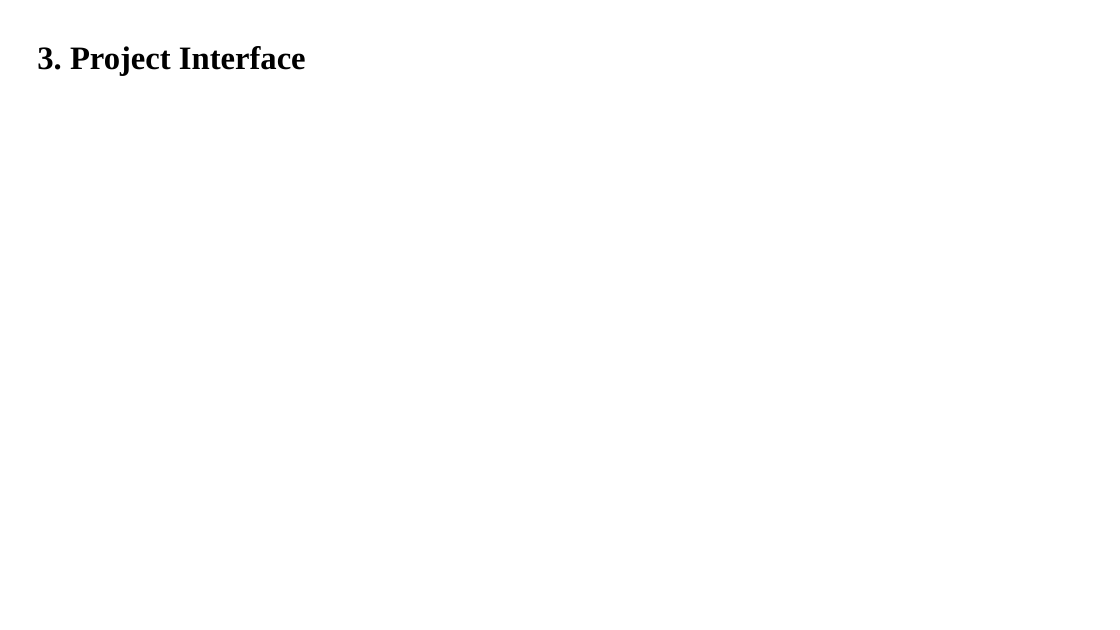
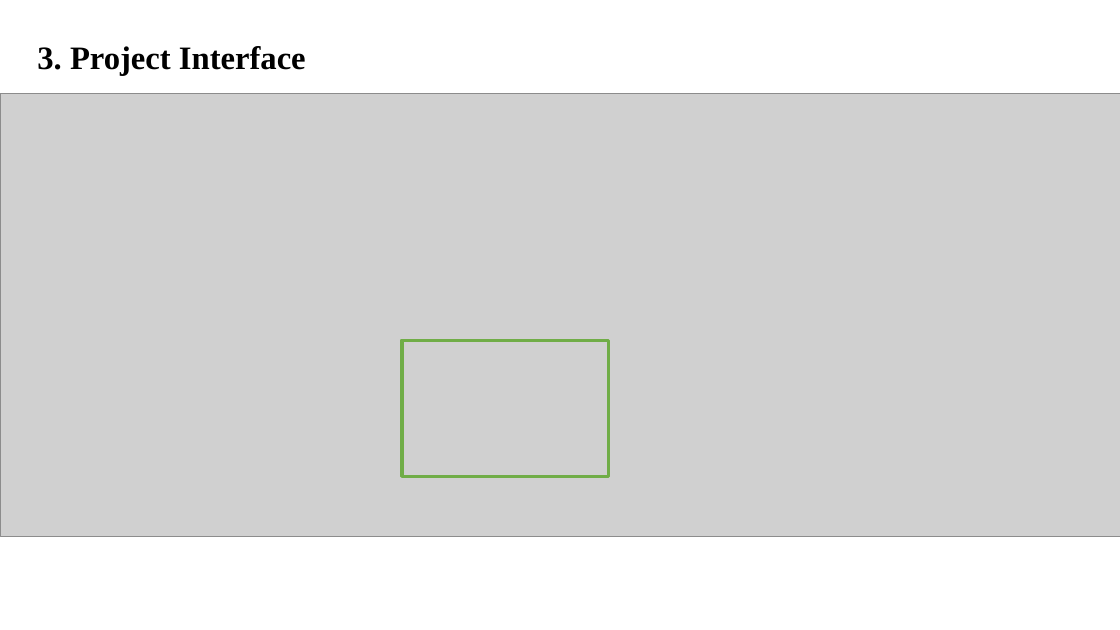
Before and after one commit to duyendoan/BigDataAlgGroup4, a slide deck: slide 9 of files/term project.pptx (slide 8 before the commit). Drawn at 1120x630 pixels with LibreOffice and Linux fonts; fonts in the diff are those of the drawing; grey boxes stand for pictures. Boxes give left, top, right and bottom in pixels: in the first picture for what was removed or moved away, otherwise in the second. Text is boxed around its words. In the diff, an @@ line names an element or a change of style, - is before the commit and + after.

```diff
--- a/files/term project.pptx
+++ b/files/term project.pptx
@@ picture added at (x1=0, y1=93, x2=1120, y2=537) @@
@@ rectangle added at (x1=402, y1=340, x2=608, y2=476), outline #70AD47 3 pt @@
```
Also in this commit, not shown: 2 other slides changed, 2 slides added.
